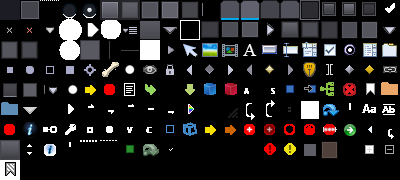
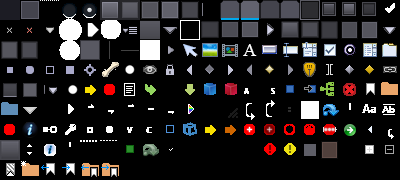
Layered file, before and after one edit (400x180). Changes by layer:
added layer "Prev / Next Folder Bookmark FG" above "Prev / Next Folder Bookmark BG" over [81, 165, 109, 170]
added layer "Prev / Next Folder Bookmark BG" above "Prev / Next Bookmark_FG" over [82, 163, 119, 177]
added layer "Prev / Next Bookmark_FG" above "Prev / Next Bookmark_BG" over [41, 165, 70, 170]
added layer "Prev / Next Bookmark_BG" above "Icon_Bookmark" over [45, 163, 75, 175]
added layer "NewBookmarkFolder_Fg" above "NewBookmarkFolder_Bg" over [21, 161, 26, 166]
added layer "NewBookmarkFolder_Bg" above "Folder" over [22, 163, 39, 176]
